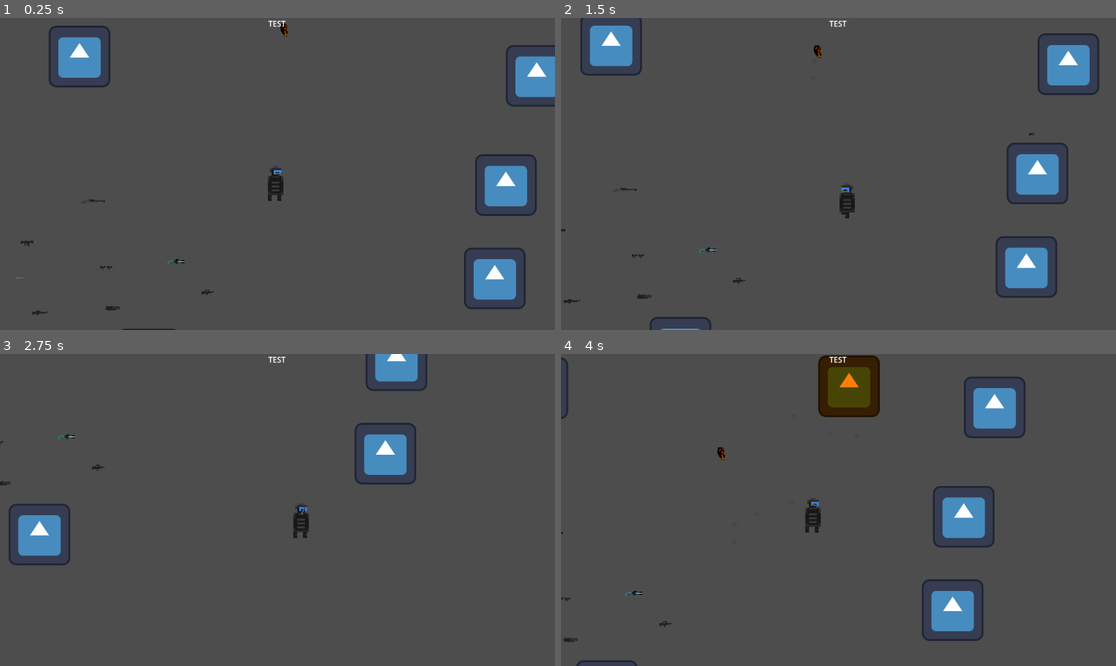
Above: before the commit, frames 1-4 (two rows, left to right).
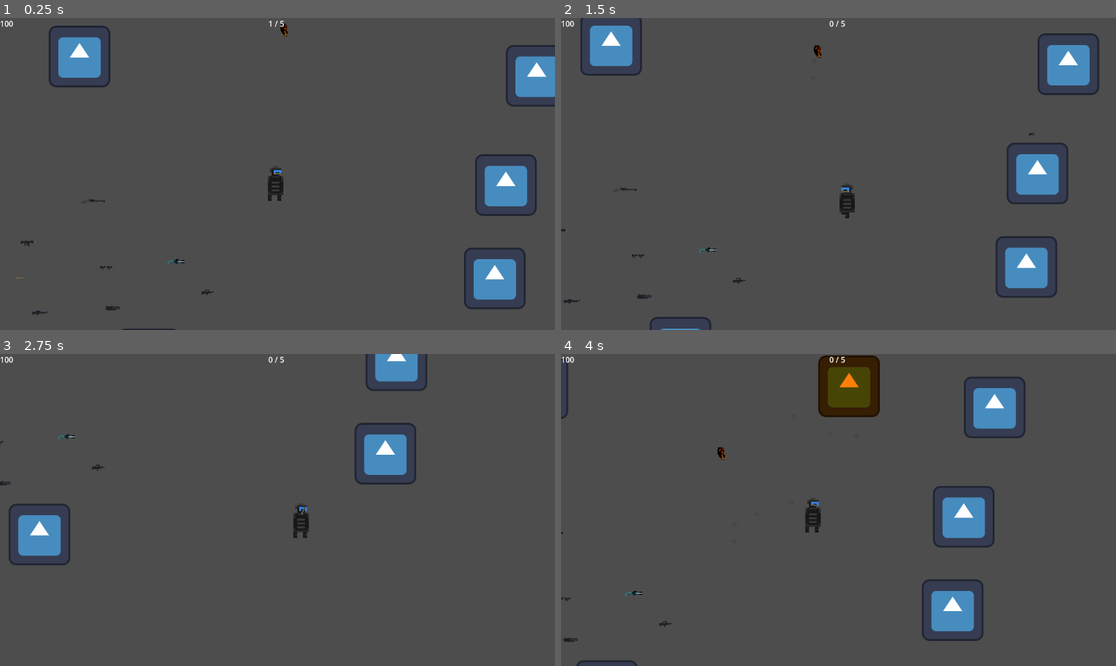
Above: after the commit, the same moments.

Repository: pingwin01games/BialJam2024
Game: Godot game, scene res://scene/world.tscn
Two runs of this game, one before a commit and one after it. Both use one fixed random seed, a clock stepped at 60 frames per second and the inputs below. The engine's default icon, where the game draws it, is replaced by a stand-in: a white triangle on a blue panel in a dark square.
Inputs (mouse positions are in pixels of both pictures, inside the frame that each line leads up to):
- Up to frame 1 (0.25 s): no input
- Up to frame 2 (1.5 s): tap Enter (ui_accept) at 0.5, 0.77 s; move the mouse to (960, 158) at 0.52 s; press the mouse at (960, 158) at 0.53 s; hold Right (ui_right) 0.53-1.28 s; move the mouse to (727, 189) at 1.27 s; release the mouse at (727, 189) at 1.28 s; hold Down (ui_down) from 1.28 s (still down); tap E (switch) at 1.35 s
- Up to frame 3 (2.75 s): tap Enter (ui_accept) at 1.52 s; move the mouse to (333, 441) at 2.02 s; release Down (ui_down) at 2.03 s; press the mouse at (333, 441) at 2.03 s; hold Right (ui_right) from 2.03 s (still down)
- Up to frame 4 (4 s): move the mouse to (810, 572) at 2.77 s; release Right (ui_right) at 2.78 s; release the mouse at (810, 572) at 2.78 s; hold Up (ui_up) 2.78-3.53 s; tap E (switch) at 2.85 s; tap Enter (ui_accept) at 3.02, 3.77 s; move the mouse to (1005, 556) at 3.52 s; press the mouse at (1005, 556) at 3.53 s; hold Left (ui_left) from 3.53 s (still down)

The runs differ from the first frame. In frame 1, less than 0.1% of the frame differs, in the area x 0-52%, y 0-3%; in frame 2, less than 0.1%; in frame 3, less than 0.1%; in frame 4, less than 0.1%.

Commit message:
dodano prosty hud

Diff:
--- a/scene/Guns/projectiles/enemy_saw.tscn
+++ b/scene/Guns/projectiles/enemy_saw.tscn
@@ -17,5 +17,6 @@
 
 [node name="Time_Of_Deletion" type="Timer" parent="." index="3"]
 wait_time = 8.0
+autostart = true
 
 [connection signal="timeout" from="Time_Of_Deletion" to="." method="_on_time_of_deletion_timeout"]
--- a/scene/gracz.tscn
+++ b/scene/gracz.tscn
@@ -110,6 +110,11 @@
 E"
 horizontal_alignment = 1
 
+[node name="HP_Display" type="Label" parent="CanvasLayer/UI"]
+layout_mode = 0
+offset_right = 40.0
+offset_bottom = 23.0
+
 [node name="Walking_Cycle" type="AnimatedSprite2D" parent="."]
 scale = Vector2(4, 4)
 sprite_frames = SubResource("SpriteFrames_bqahn")
--- a/script/WeaponManager.gd
+++ b/script/WeaponManager.gd
@@ -4,9 +4,11 @@
 @onready var bonus_reload = $"../Bonus_Reload"
 @onready var ammo_count = $"../CanvasLayer/UI/Ammo_Count"
 @onready var reload_bar = $"../CanvasLayer/UI/Reload_bar"
+@onready var player = $".."
 
 var currentAmmo = 0
 var maxAmmo = 30
+var currentMag = 2
 var canShoot = true
 var reloading = false
 var startBonusReload = 0.3
@@ -21,11 +23,14 @@
 
 # Called every frame. 'delta' is the elapsed time since the previous frame.
 func _process(delta):
+	player.currentAmmo = currentAmmo
+	player.currentMag = currentMag
 
 	if get_child(0) != null:
 		if get_child(0).has_method("get_info"):
 			currentAmmo = get_child(0).get_info("ammo")
 			maxAmmo = get_child(0).get_info("MAX")
+			currentMag = get_child(0).get_info("mag")
 	else:
 		return 0
 
--- a/script/gracz.gd
+++ b/script/gracz.gd
@@ -12,7 +12,8 @@
 const MAXAMMO = 10
 
 var canShoot = true
-var currentAmmo
+var currentAmmo = 0
+var currentMag = 0
 var reloading = false
 var bonusReloading = false
 var failBonusReloading = false
@@ -38,6 +39,11 @@
 
 
 func _process(delta):
+	printAmmo
+	printMag
+
+	$CanvasLayer/UI/Ammo_Count.text = str(currentAmmo)+' / '+str(currentMag)
+	$CanvasLayer/UI/HP_Display.text = str(curHP)
 
 	direction.x = Input.get_axis("ui_left", "ui_right")
 	direction.y = Input.get_axis("ui_up", "ui_down")
